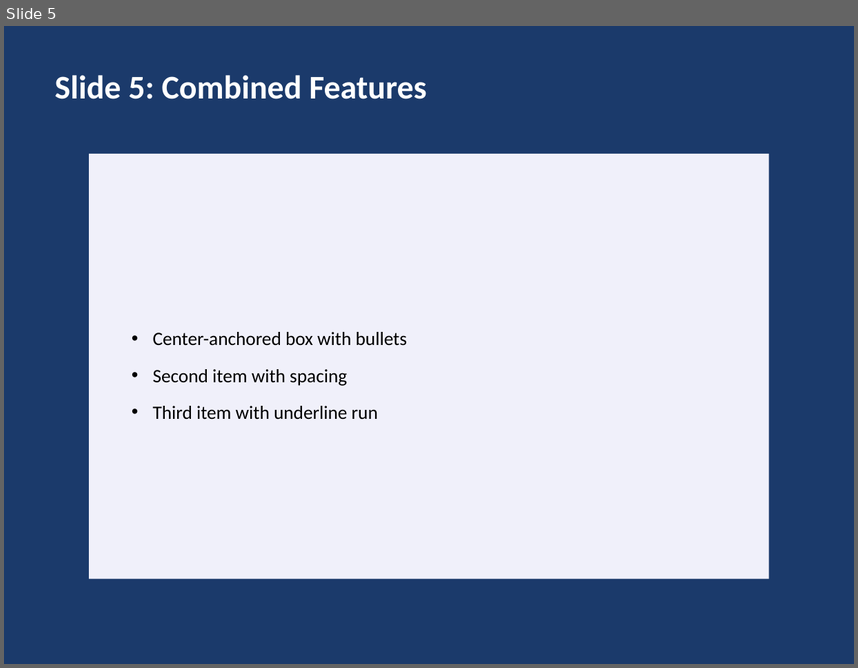
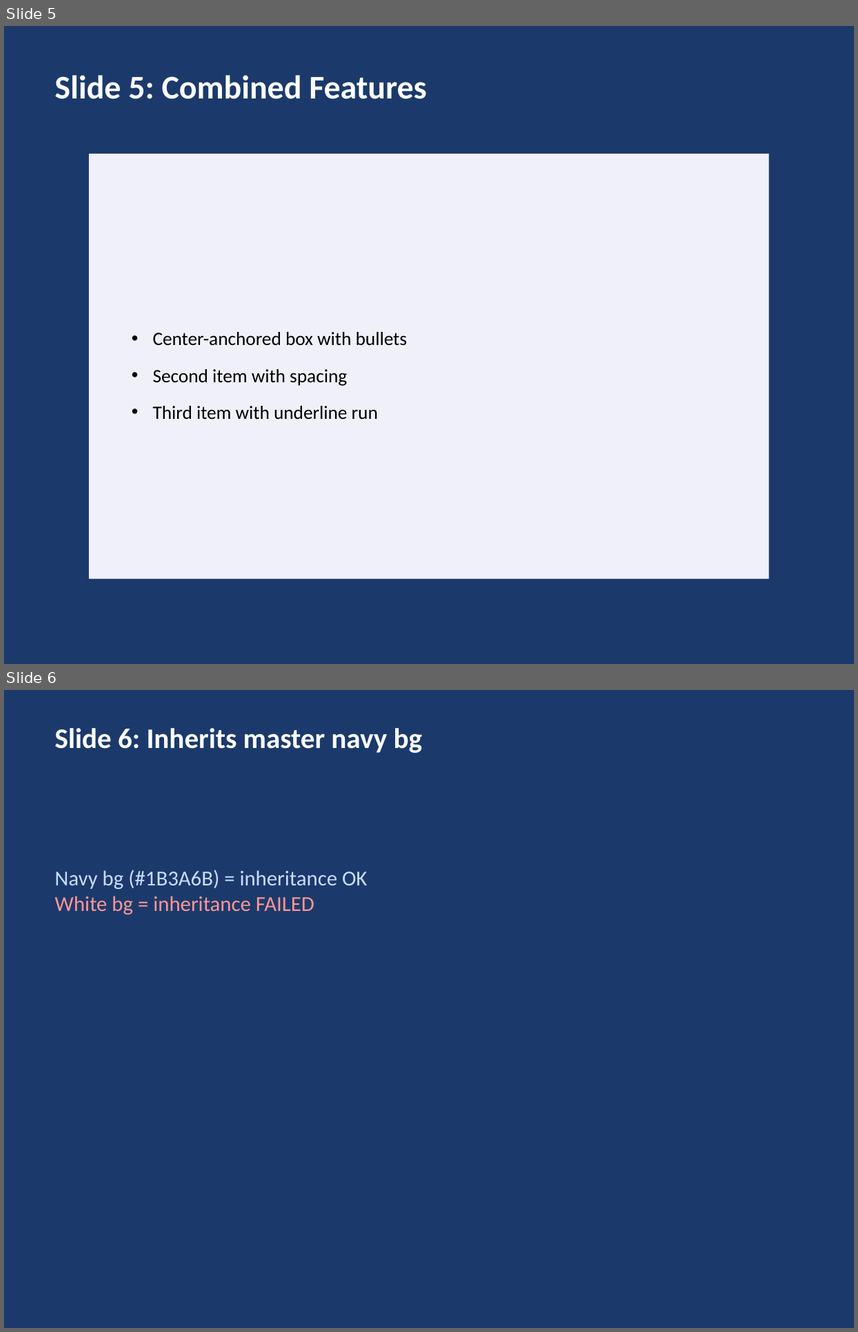
Before and after one commit to t-ujiie-g/pptx-svg, a slide deck: test_fixtures/test_features.pptx. Shown one above the other, each under a label of ours: slide 5 before the commit, slides 5 and 6 after it. The pictures are 858x668 and 858x1332 pixels, drawn with LibreOffice and Linux fonts; fonts in the diff are those of the drawing. Boxes give left, top, right and bottom in pixels: in the first picture for what was removed or moved away, otherwise in the second. Text is boxed around its words. In the diff, an @@ line names an element or a change of style, - is before the commit and + after.

Commit message:
Refactor renderer and serializer for placeholder support; add inheritance tests
- Updated renderer to include placeholder attributes (ph_type, ph_idx) in shapes.
- Refactored serializer to handle placeholder properties in autoshapes.
- Introduced new string helper functions in xml.mbt for substring operations.
- Enhanced svg_parser to extract placeholder data from SVG nodes.
- Added comprehensive tests for slide master inheritance and placeholder styles in test_features.pptx.
- Updated Node.js test script to validate PPTX structure and relationships, including new inheritance features.

```diff
--- a/test_fixtures/test_features.pptx
+++ b/test_fixtures/test_features.pptx
@@ slide 6 added at <box>4,690,854,1328</box>, background #1B3A6B @@
@@ text added at <box>55,728,422,753</box>, 24 pt, text #FFFFFF, bold @@
+Slide 6: Inherits master navy bg
@@ text added at <box>55,869,367,915</box>, 18 pt, text #C8DCFF @@
+Navy bg (#1B3A6B) = inheritance OK
+White bg = inheritance FAILED
```
Also in this commit, not shown: 4 slides changed, 2 other slides added, 9 other files.
